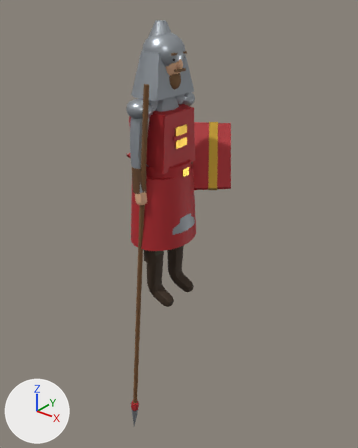
Renders of the glTF model models/era1/angliya_nayzachi.glb from each side of a commit.
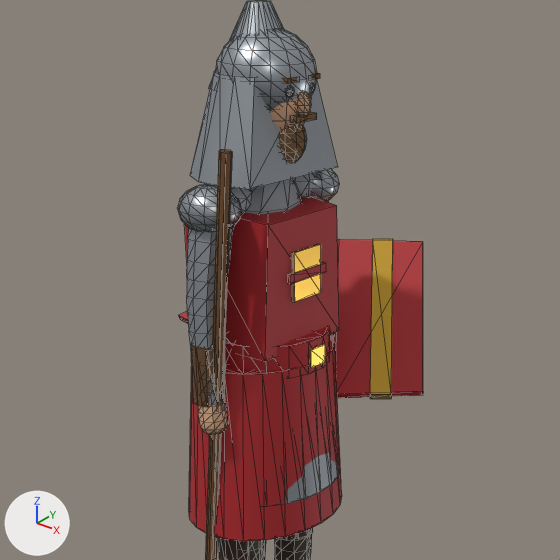
Each version is shown whole from a 50 mm camera at (1.99, -2.321, 2.041) aimed at (-0.051, 0.231, 0.459), then close up on the part from 14% to 81% of the width and 4% to 58% of the height. Lighting does not change. The marker at lower left points along +X, +Y and +Z. The last two pictures show the newer version. The close-ups show mesh edges as thin lines. Where no turn or scale is listed for an object, it has been applied to the vertices.

Script lines for the objects in view, before the commit:
```python
me_body = bpy.data.meshes.new('Body')
me_body.from_pydata(...)  # 1620 vertices, 3132 faces; spans x -0.21..0.21, y -0.28..0.28, z 0.01..1.85
me_body.materials.append(mat_coat)  # grey #9aa0a6
me_body.materials.append(mat_skin)  # beige #e0b08c
me_body.materials.append(mat_boots)  # brown #3a2a1a
me_body.materials.append(mat_trouser)  # dark yellow #4a4a3a
me_body.materials.append(mat_eye)  # black #151515
me_body.materials.append(mat_beard)  # brown #7a5a3a
me_body.materials.append(mat_metal)  # grey #aab0b6
me_body.materials.append(mat_teamcolor)  # red #b0242a
me_body.materials.append(mat_gold)  # yellow #c9a03a
me_body.materials.append(mat_leather)  # brown #6b4a2e
me_shield = bpy.data.meshes.new('Shield')
me_shield.from_pydata(...)  # 18 vertices, 28 faces; spans x -0.352..0.351, y -0.247..0.314, z -0.189..0.197
# faces by material slot: [16, 12]
me_shield.materials.append(mat_teamcolor)  # red #b0242a
me_shield.materials.append(mat_gold)  # yellow #c9a03a
me_spear = bpy.data.meshes.new('Spear')
me_spear.from_pydata(...)  # 44 vertices, 76 faces; spans x -0.14..0.13, y -0.03..0.03, z -1.49..1.3
# faces by material slot: [28, 20, 28]
me_spear.materials.append(mat_wood)  # brown #7a5532
me_spear.materials.append(mat_metal)  # grey #aab0b6
me_spear.materials.append(mat_teamcolor)  # red #b0242a
ob_body = bpy.data.objects.new('Body', me_body)
ob_body.location = (0.0, 0.0, 0.0)
ob_shield = bpy.data.objects.new('Shield', me_shield)
ob_shield.location = (-0.022, 0.282, 0.973)
ob_spear = bpy.data.objects.new('Spear', me_spear)
ob_spear.location = (-0.018, -0.24, 0.242)
```
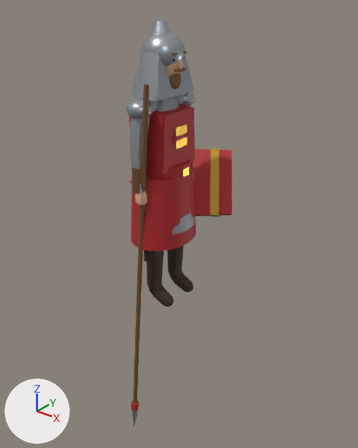
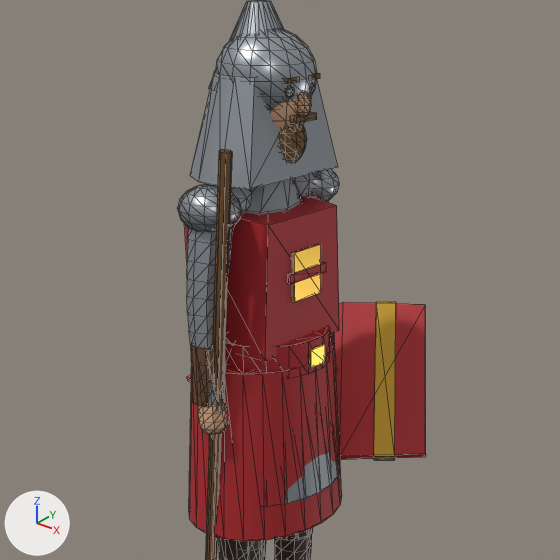
The change, as a diff of the scene's bpy script:
```diff
--- a/models/era1/angliya_nayzachi.glb.py
+++ b/models/era1/angliya_nayzachi.glb.py
@@ ob_shield @@
 ob_shield = bpy.data.objects.new('Shield', me_shield)
-ob_shield.location = (-0.022, 0.282, 0.973)
+ob_shield.location = (-0.006, 0.288, 0.78)
```

Location of each change, [x1, y1, x2, y2] in pixels of the close-ups (560 x 560 px):
'Shield', moved: before [178, 239, 423, 399]; after [186, 302, 426, 460]
